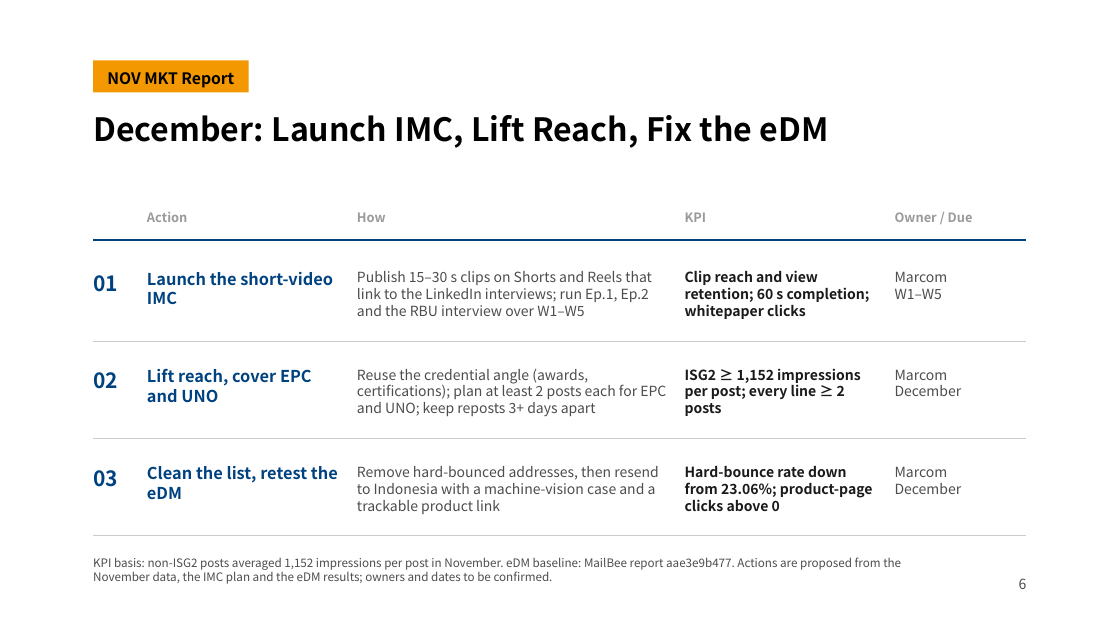
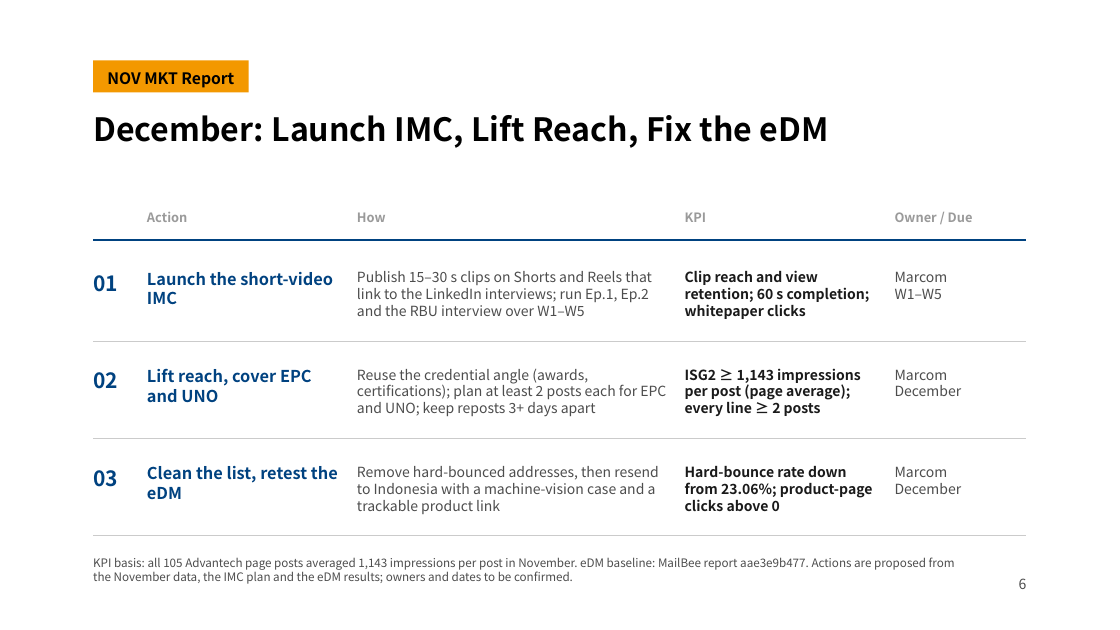
Before and after one commit to jt1123tay-arch/joshua, a slide deck: slide 6 of ISG2_20261126_NOV_Monthly_Report_EN.pptx. Drawn at 1120x630 pixels with LibreOffice and Linux fonts; fonts in the diff are those of the drawing; background and template pictures are left out. Boxes give left, top, right and bottom in pixels: in the first picture for what was removed or moved away, otherwise in the second. Text is boxed around its words. In the diff, an @@ line names an element or a change of style, - is before the commit and + after.

```diff
--- a/ISG2_20261126_NOV_Monthly_Report_EN.pptx
+++ b/ISG2_20261126_NOV_Monthly_Report_EN.pptx
@@ text at (685, 368, 861, 416): text changed @@
-ISG2 ≥ 1,152 impressions per post; every line ≥ 2 posts
+ISG2 ≥ 1,143 impressions per post (page average); every line ≥ 2 posts
@@ text at (93, 557, 955, 584): text changed @@
-KPI basis: non-ISG2 posts averaged 1,152 impressions per post in November. eDM baseline: MailBee report aae3e9b477. Actions are proposed from the November data, the IMC plan and the eDM results; owners and dates to be confirmed.
+KPI basis: all 105 Advantech page posts averaged 1,143 impressions per post in November. eDM baseline: MailBee report aae3e9b477. Actions are proposed from the November data, the IMC plan and the eDM results; owners and dates to be confirmed.
```
Also in this commit, not shown: 5 other slides changed, 1 other file.
